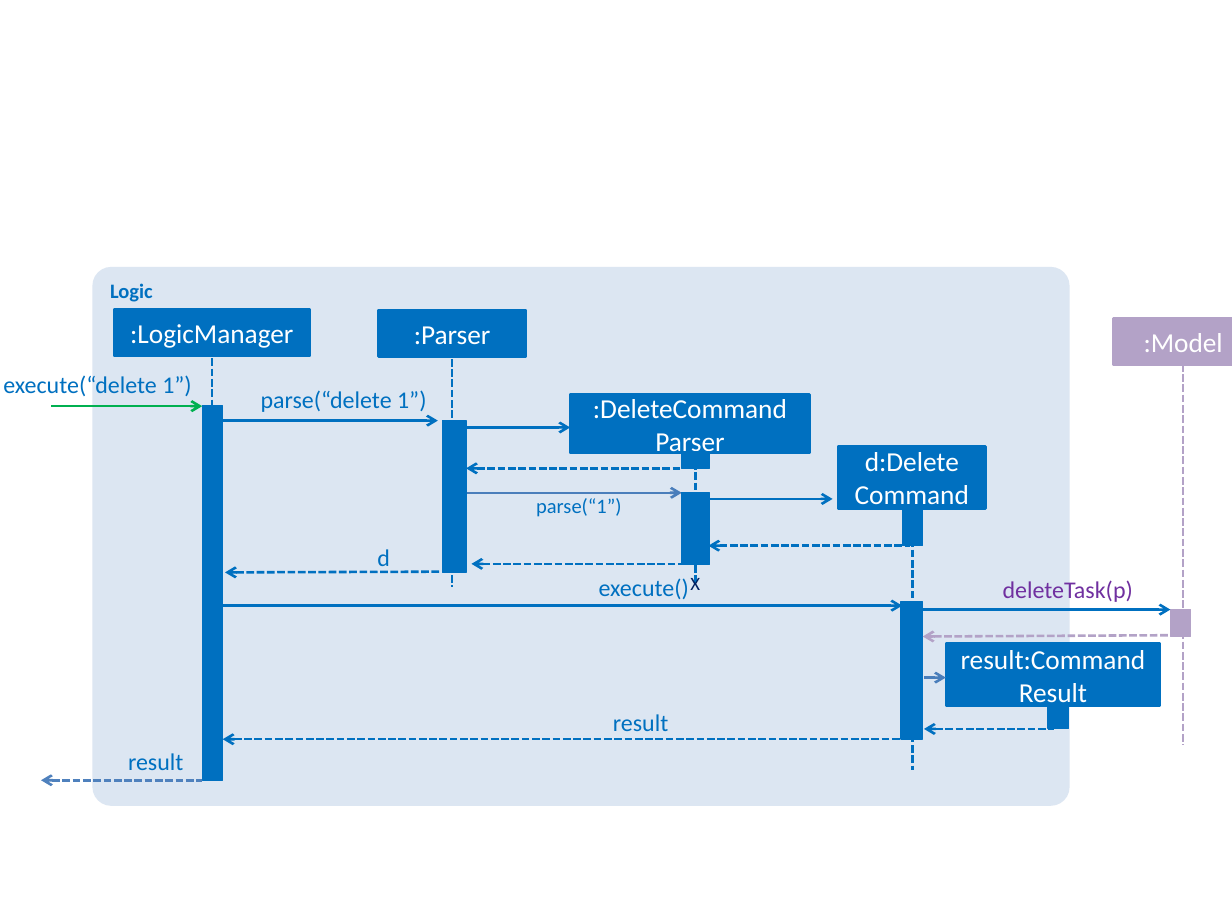
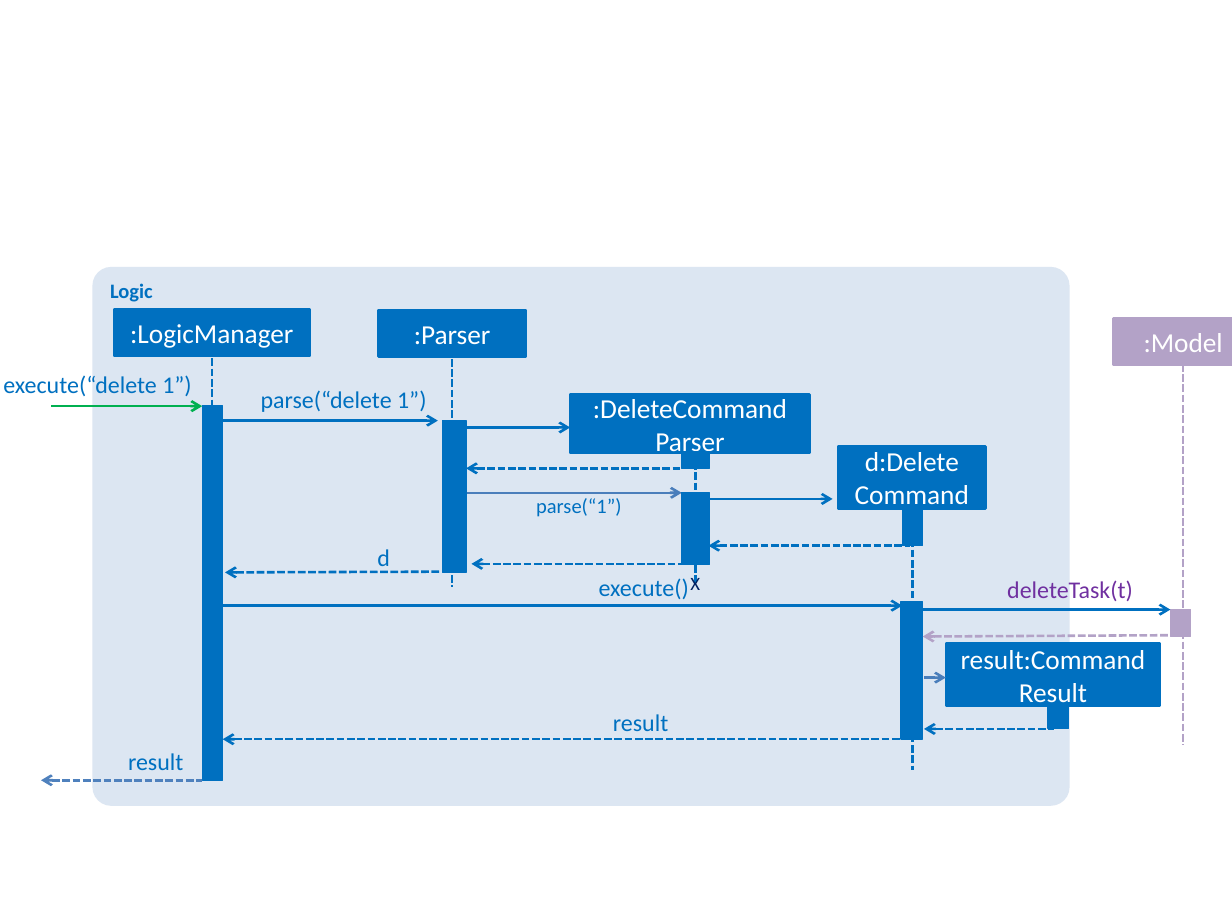
Before and after one commit to nus-cs2103-AY1617S4/addressbook-level4, a slide deck: slide 1 of docs/diagrams/LogicComponentSequenceDiagram.pptx. Drawn at 1232x924 pixels with LibreOffice and Linux fonts; fonts in the diff are those of the drawing. Boxes give left, top, right and bottom in pixels: in the first picture for what was removed or moved away, otherwise in the second. Text is boxed around its words. In the diff, an @@ line names an element or a change of style, - is before the commit and + after.

```diff
--- a/docs/diagrams/LogicComponentSequenceDiagram.pptx
+++ b/docs/diagrams/LogicComponentSequenceDiagram.pptx
@@ text at box(1007, 581, 1133, 601): text changed @@
-deleteTask(p)
+deleteTask(t)
```
Also in this commit, not shown: 7 other files.
